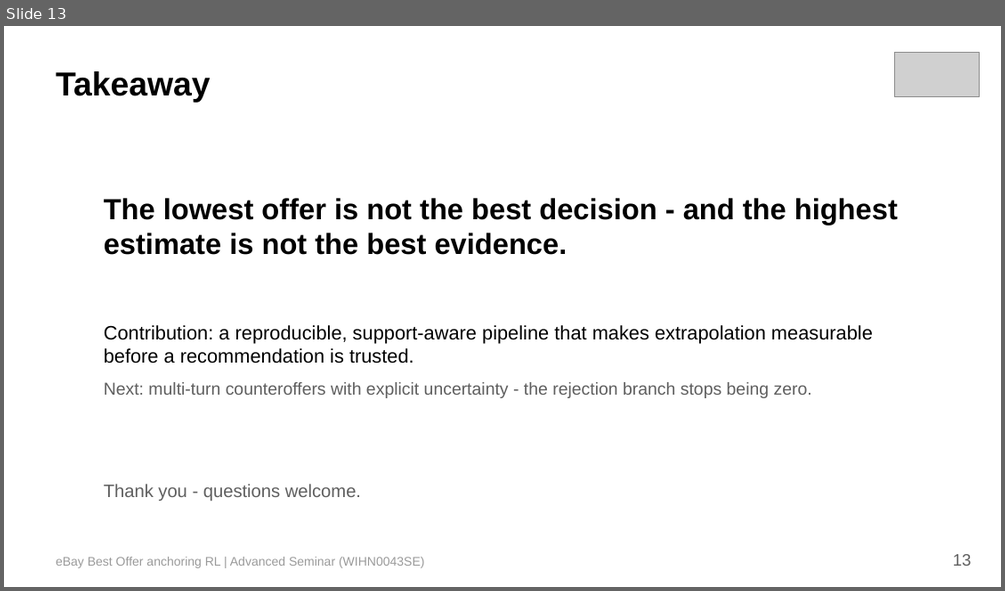
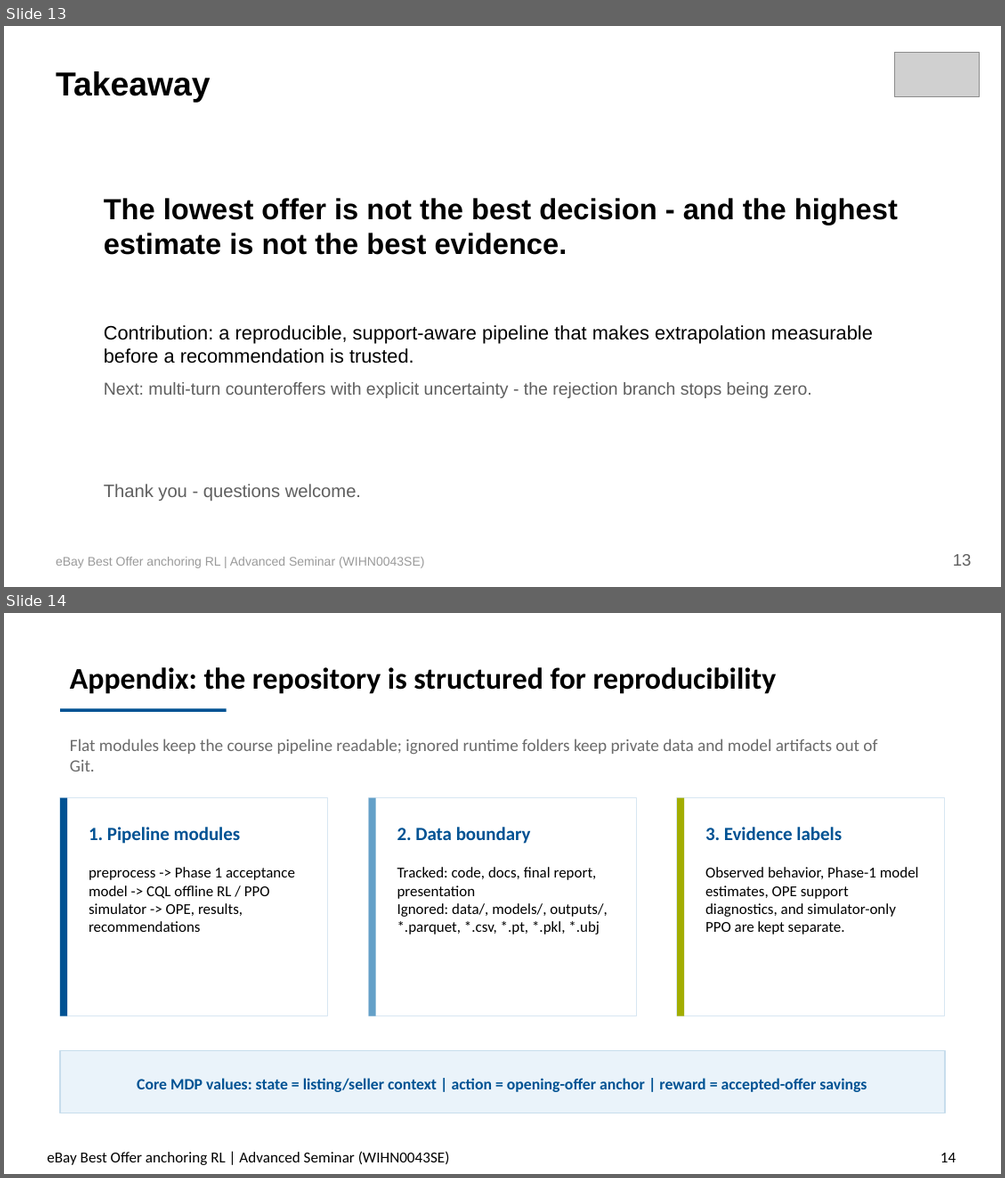
Before and after one commit to soluthan/ebay-anchoring-rl-final, a slide deck: report/ebay_anchoring_rl_presentation.pptx. Shown one above the other, each under a label of ours: slide 13 before the commit, slides 13 and 14 after it. The pictures are 1005x591 and 1005x1178 pixels, drawn with LibreOffice and Linux fonts; fonts in the diff are those of the drawing; grey boxes stand for pictures. Boxes give left, top, right and bottom in pixels: in the first picture for what was removed or moved away, otherwise in the second. Text is boxed around its words. In the diff, an @@ line names an element or a change of style, - is before the commit and + after.

Commit message:
Add repository structure appendix slide

```diff
--- a/report/ebay_anchoring_rl_presentation.pptx
+++ b/report/ebay_anchoring_rl_presentation.pptx
@@ slide 14 added at [4,613,1001,1174], background #FFFFFF @@
@@ text added at [70,667,777,694], 21.8 pt, text #000000, bold @@
+Appendix: the repository is structured for reproducibility
@@ rectangle added at [60,709,226,712], fill #005293 @@
@@ text added at [70,738,877,771], 12.4 pt, text #6B6B6B @@
+Flat modules keep the course pipeline readable; ignored runtime folders keep private data and model artifacts out of Git.
@@ rectangle added at [60,797,328,1015], fill #FFFFFF, outline #D7E6F2 0.75 pt @@
@@ rectangle added at [60,797,67,1015], fill #005293 @@
@@ rectangle added at [369,797,637,1015], fill #FFFFFF, outline #D7E6F2 0.75 pt @@
@@ rectangle added at [369,797,376,1015], fill #64A0C8 @@
@@ rectangle added at [677,797,945,1015], fill #FFFFFF, outline #D7E6F2 0.75 pt @@
@@ rectangle added at [677,797,684,1015], fill #A2AD00 @@
@@ text added at [89,827,241,844], 13.5 pt, text #005293, bold @@
+1. Pipeline modules
@@ text added at [397,827,531,844], 13.5 pt, text #005293, bold @@
+2. Data boundary
@@ text added at [705,827,841,840], 13.5 pt, text #005293, bold @@
+3. Evidence labels
@@ text added at [89,867,295,932], 10.9 pt, text #000000 @@
+preprocess -> Phase 1 acceptance model -> CQL offline RL / PPO simulator -> OPE, results, recommendations
@@ text added at [397,867,607,934], 10.9 pt, text #000000 @@
+Tracked: code, docs, final report, presentation
+Ignored: data/, models/, outputs/, *.parquet, *.csv, *.pt, *.pkl, *.ubj
@@ text added at [705,867,919,934], 10.9 pt, text #000000 @@
+Observed behavior, Phase-1 model estimates, OPE support diagnostics, and simulator-only PPO are kept separate.
@@ rectangle added at [60,1051,945,1112], fill #EAF3FA, outline #C7DDEC 0.75 pt @@
@@ text added at [137,1078,866,1092], 11.4 pt, text #005293, bold @@
+Core MDP values: state = listing/seller context | action = opening-offer anchor | reward = accepted-offer savings
@@ text added at [47,1151,450,1165], 11 pt, text #000000 @@
+eBay Best Offer anchoring RL | Advanced Seminar (WIHN0043SE)
@@ text added at [940,1152,955,1162], 11 pt, text #000000 @@
+14
```
Also in this commit, not shown: 3 slides changed.
